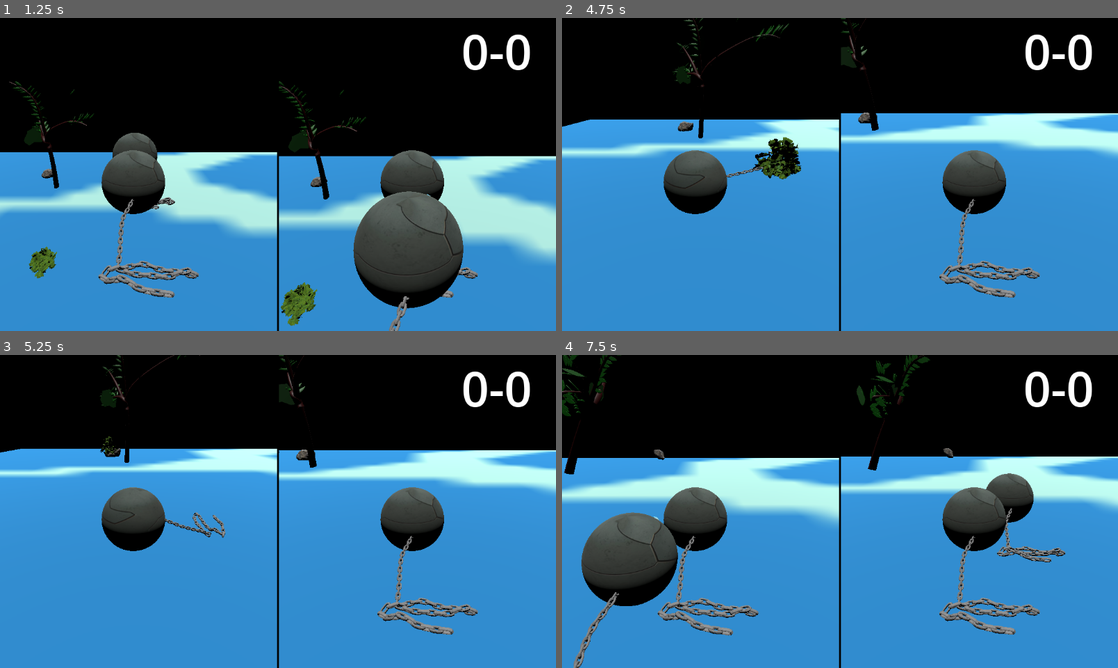
Above: before the commit, frames 1-4 (two rows, left to right).
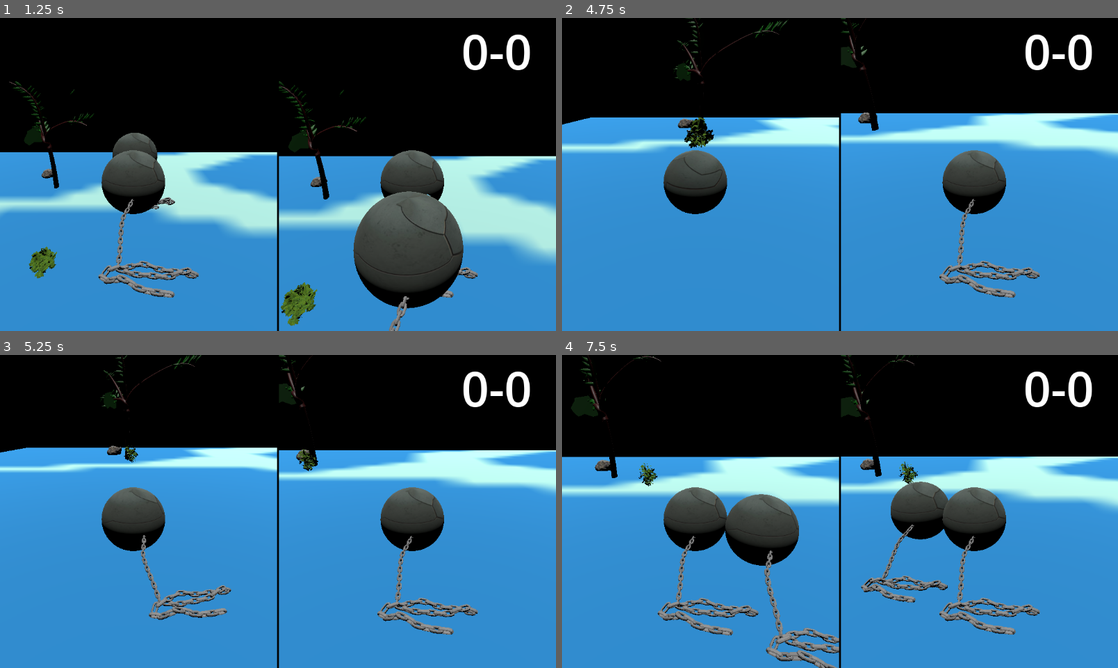
Above: after the commit, the same moments.

Repository: arry424/Chaunch
Game: Godot game, scene res://scenes/main_menu.tscn
Same seed, same stepped clock (60 frames per second), same inputs: the game is played once before the commit and once after it. Sound files missing from this copy of the repository are replaced by a short silence.
Inputs:
- Up to frame 1 (1.25 s): click "Play" at 0.5 s
- Up to frame 2 (4.75 s): hold W (move_forward) 1.28-2.78 s; tap E (pick_up) at 1.35, 2.3, 2.85, 3.8 s; tap Space (jump) at 1.52, 2.27, 3.77, 4.52 s; tap R (throw) at 1.55, 2.1, 3.05, 4.35 s; hold A (move_left) 2.78-4.28 s; tap Shift (sprint) at 3.6 s; hold S (move_back) from 4.28 s (still down)
- Up to frame 3 (5.25 s): release S (move_back) at 5.03 s; hold D (move_right) from 5.03 s (still down); tap E (pick_up) at 5.1 s
- Up to frame 4 (7.5 s): tap Space (jump) at 5.27, 6.77 s; release D (move_right) at 5.78 s; hold W (move_forward) 5.78-6.53 s; tap R (throw) at 5.85 s; hold D (move_right) from 6.53 s (still down); tap E (pick_up) at 6.6 s; tap Shift (sprint) at 7.35 s

Frame 1 is identical in both runs. In frame 2, 3.9% of the frame differs, in the area x 0-50%, y 0-62%; in frame 3, 3.7%; in frame 4, 16%, in the area x 0-91%, y 0-100%.

Commit message:
sound effects and some misc stuff

Diff:
--- a/code/player.gd
+++ b/code/player.gd
@@ -1,6 +1,6 @@
 extends CharacterBody3D
 
-@export var max_hp = 1
+@export var max_hp = 15
 var hp = max_hp
 @export var is_player_one = true
 
@@ -23,6 +23,8 @@
 @onready var tight = $"MeshInstance3D/Chain3(straight-tight)"
 @onready var loose = $"MeshInstance3D/Chain4(snake-shaped)"
 @onready var ray = $RayCast3D
+@onready var walkingSound = $walking
+@onready var pick_up_se = $pick_up_se
 
 @export var pick_up = "pick_up"
 @export var throw = "throw"
@@ -73,6 +75,11 @@
 	if is_sprinting:
 		velocity.x = velocity.x * 2
 		velocity.z = velocity.z * 2
+	if (velocity.x != 0 or velocity.z != 0) and is_on_floor():
+		if !walkingSound.playing:
+			walkingSound.play()
+	if velocity.x == 0 and velocity.z == 0 and walkingSound.playing:
+		walkingSound.stop()
 
 	move_and_slide()
 
@@ -98,6 +105,7 @@
 		tight.set_visible(true)
 		last_collided_object.reparent($MeshInstance3D)
 		last_collided_object.freeze = true
+		pick_up_se.play()
 		last_collided_object.position = Vector3(0, 0, -2)
 		last_collided_object.rotation = Vector3(0, 0, -90)
 		last_collided_object.set_collision_layer_value(7, false)
@@ -114,9 +122,9 @@
 		var multiplier = 1
 		if last_held_object.type == "tree":
 			multiplier = 3
-		elif last_held_object.type == "bush":
+		elif last_held_object.type == "rock":
 			multiplier = 2
-		await get_tree().create_timer(BASE_WINDUP_TIME * multiplier + 0.01).timeout
+		await get_tree().create_timer(BASE_WINDUP_TIME * multiplier + 0.025).timeout
 
 		last_held_object.reparent(get_node("/root/Main"))
 		last_held_object.freeze = false
--- a/project.godot
+++ b/project.godot
@@ -75,6 +75,7 @@
 "deadzone": 0.5,
 "events": [Object(InputEventKey,"resource_local_to_scene":false,"resource_name":"","device":0,"window_id":0,"alt_presse …(181 unchanged characters)…
 , Object(InputEventJoypadButton,"resource_local_to_scene":false,"resource_name":"","device":0,"button_index":1,"pressure":0.0,"pressed":true,"script":null)
+, Object(InputEventJoypadMotion,"resource_local_to_scene":false,"resource_name":"","device":0,"axis":5,"axis_value":1.0,"script":null)
 ]
 }
 pick_up={
@@ -127,6 +128,7 @@
 "deadzone": 0.5,
 "events": [Object(InputEventKey,"resource_local_to_scene":false,"resource_name":"","device":-1,"window_id":0,"alt_press …(182 unchanged characters)…
 , Object(InputEventJoypadButton,"resource_local_to_scene":false,"resource_name":"","device":1,"button_index":1,"pressure":0.0,"pressed":true,"script":null)
+, Object(InputEventJoypadMotion,"resource_local_to_scene":false,"resource_name":"","device":1,"axis":5,"axis_value":1.0,"script":null)
 ]
 }
 pick_up_2={
--- a/scenes/bush.tscn
+++ b/scenes/bush.tscn
@@ -19,7 +19,6 @@
 [node name="Bush" type="RigidBody3D"]
 collision_layer = 64
 collision_mask = 195
-mass = 3.0
 script = ExtResource("1_56nvl")
 type = "bush"
 
--- a/scenes/player.tscn
+++ b/scenes/player.tscn
@@ -7,6 +7,8 @@
 [ext_resource type="ArrayMesh" uid="uid://82c0kuk00h7q" path="res://chains/chain3 (straight-tight).obj" id="4_es50w"]
 [ext_resource type="ArrayMesh" uid="uid://che1nnbpyey2g" path="res://chains/chain2 (S-curved).obj" id="4_jy62g"]
 [ext_resource type="Texture2D" uid="uid://5mu47p7xxwoo" path="res://scenes/blue-gradient-background-with-sparkling-light-shine-illustration-and-bokeh-lights-illustration-free-vector.jpg" id="7_0smos"]
+[ext_resource type="AudioStream" uid="uid://b6hfkwdwiq0xy" path="res://MetalRoll.wav" id="8_hpg71"]
+[ext_resource type="AudioStream" uid="uid://dki0mha8pp8rv" path="res://ChainWood.wav" id="9_f7xi1"]
 
 [sub_resource type="SphereShape3D" id="SphereShape3D_nsyyf"]
 
@@ -144,6 +146,13 @@
 transform = Transform3D(0.19, 0, 0, 0, 0.187097, -0.0330879, 0, 0.0330879, 0.187097, 0.268826, 0.273399, -0.54443)
 mesh = SubResource("CapsuleMesh_dkcdp")
 
+[node name="walking" type="AudioStreamPlayer" parent="."]
+stream = ExtResource("8_hpg71")
+volume_db = -2.0
+
+[node name="pick_up_se" type="AudioStreamPlayer" parent="."]
+stream = ExtResource("9_f7xi1")
+
 [connection signal="body_entered" from="Area3D" to="." method="_on_area_3d_body_entered"]
 [connection signal="body_exited" from="Area3D" to="." method="_on_area_3d_body_exited"]
 [connection signal="animation_finished" from="AnimationPlayer" to="." method="_on_animation_player_animation_finished"]
--- a/scenes/rock.tscn
+++ b/scenes/rock.tscn
@@ -16,6 +16,7 @@
 [node name="rock" type="RigidBody3D"]
 collision_layer = 64
 collision_mask = 195
+mass = 3.0
 script = ExtResource("1_0o142")
 type = "rock"
 
--- a/scenes/tree.tscn
+++ b/scenes/tree.tscn
@@ -47,7 +47,7 @@
 
 [node name="soundEffect" type="AudioStreamPlayer" parent="."]
 stream = ExtResource("3_0pedd")
-volume_db = 10.0
+volume_db = 5.0
 
 [node name="CollisionShape3D" type="CollisionShape3D" parent="."]
 transform = Transform3D(1.32, 0, 0, 0, 1.32, 0, 0, 0, 1.32, -1.38153, 1.59941, -0.349808)
Not shown, changed: MetalRoll.wav.import
Not shown: 1 places in scenes/player.tscn that only renumber resources
